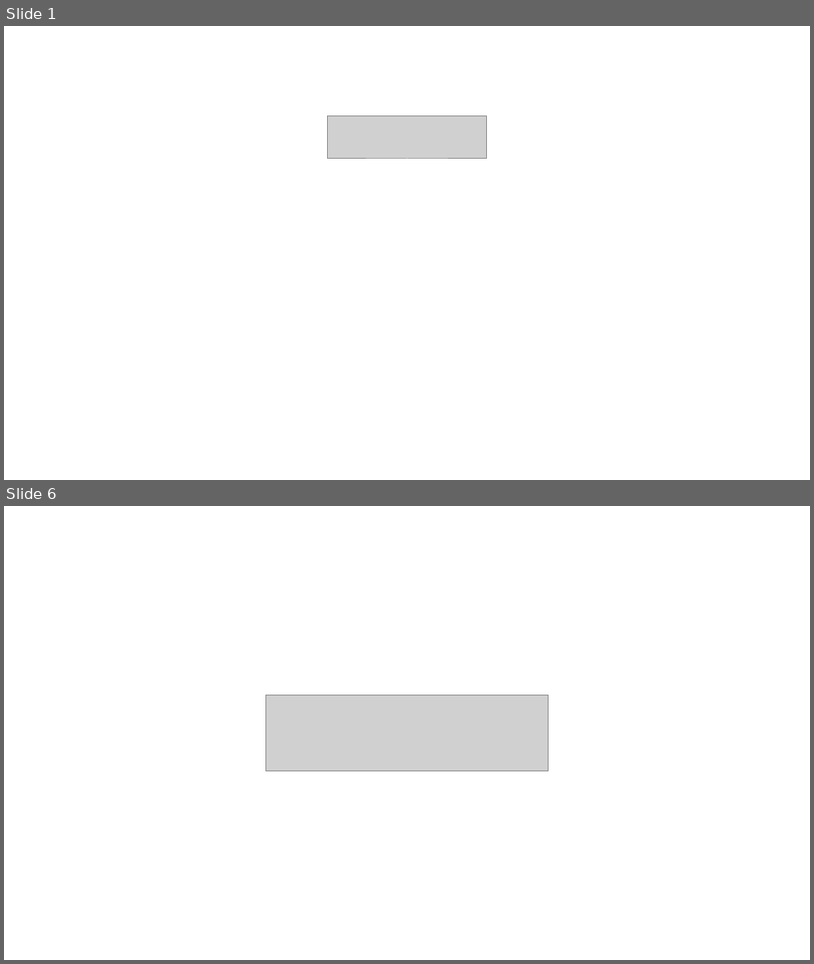
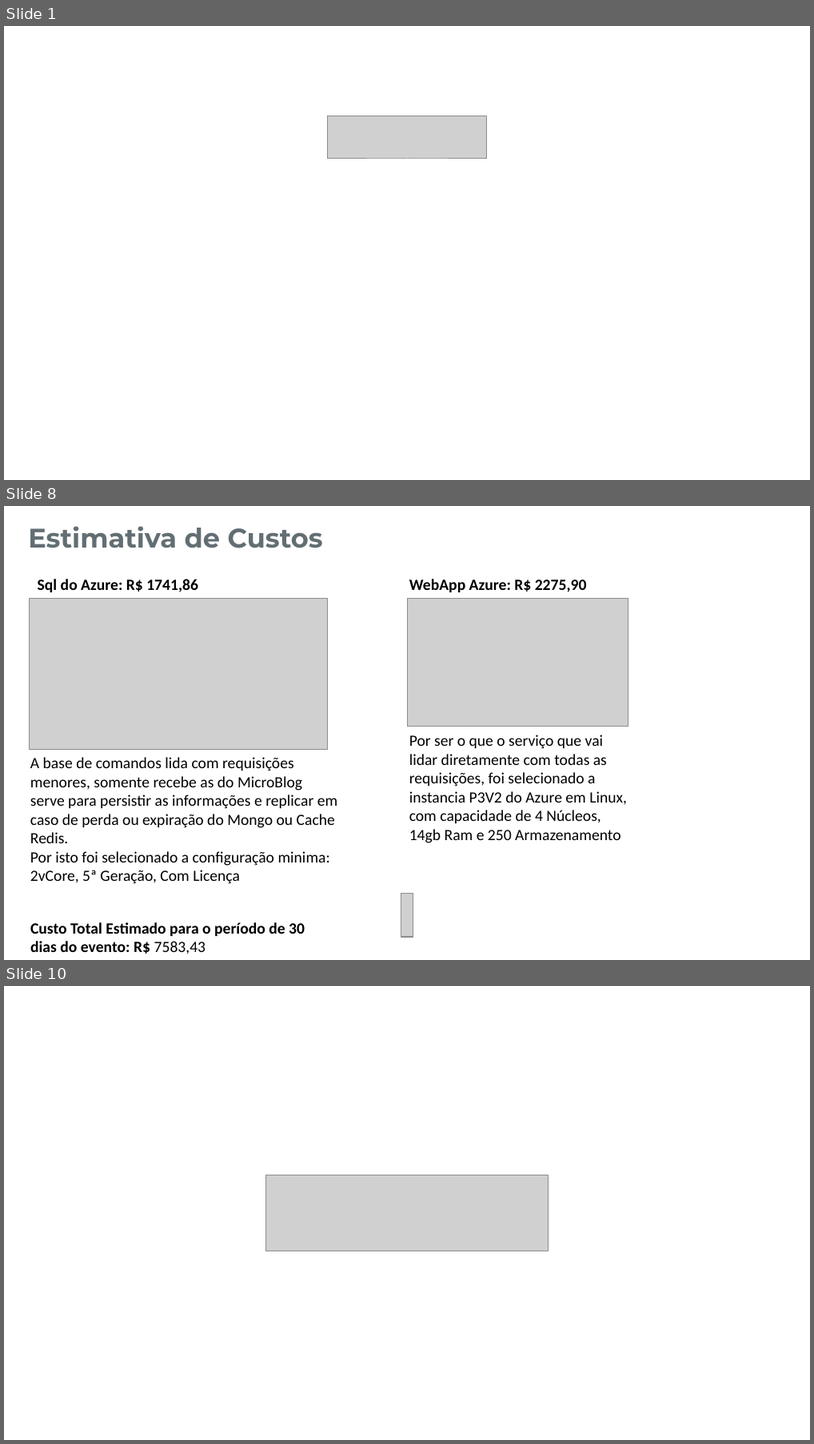
Before and after one commit to marciorela/fiap-trabalho-BancoDadosPeristencia-Concorrencia, a slide deck: 01.Documentos/Apresentação.pptx. Shown one above the other, each under a label of ours: slides 1 and 6 before the commit, slides 1, 8 and 10 after it; the slides between them are not shown. The pictures are 814x964 and 814x1444 pixels, drawn with LibreOffice and Linux fonts; fonts in the diff are those of the drawing; grey boxes stand for pictures; background and template pictures are left out. Boxes give left, top, right and bottom in pixels: in the first picture for what was removed or moved away, otherwise in the second. Text is boxed around its words. In the diff, an @@ line names an element or a change of style, - is before the commit and + after.

```diff
--- a/01.Documentos/Apresentação.pptx
+++ b/01.Documentos/Apresentação.pptx
@@ slide 8 added at bbox=[4, 506, 810, 960], background #FFFFFF @@
@@ text added at bbox=[28, 526, 323, 548], 24 pt, text #626E73, bold @@
+Estimativa de Custos
@@ picture added at bbox=[30, 599, 328, 749] @@
@@ text added at bbox=[38, 579, 198, 592], 14 pt, text #000000, bold @@
+Sql do Azure: R$ 1741,86
@@ picture added at bbox=[407, 598, 628, 726] @@
@@ text added at bbox=[410, 579, 587, 592], 14 pt, text #000000, bold @@
+WebApp Azure: R$ 2275,90
@@ text added at bbox=[410, 735, 627, 844], 14 pt, text #000000 @@
+Por ser o que o serviço que vai lidar diretamente com todas as requisições, foi selecionado a instancia P3V2 do Azure em Linux, com capacidade de 4 Núcleos, 14gb Ram e 250 Armazenamento
@@ text added at bbox=[30, 757, 338, 884], 14 pt, text #000000 @@
+A base de comandos lida com requisições menores, somente recebe as do MicroBlog serve para persistir as informações e replicar em caso de perda ou expiração do Mongo ou Cache Redis.
+Por isto foi selecionado a configuração minima: 2vCore, 5ª Geração, Com Licença
@@ picture added at bbox=[402, 893, 413, 936] @@
@@ text added at bbox=[30, 923, 305, 955], 14 pt, text #000000, bold @@
+Custo Total Estimado para o período de 30 dias do evento: R$ 7583,43
@@ what was slide 6 is now slide 10 @@
```
Also in this commit, not shown: 4 slides changed, 3 other slides added, 1 other file.
